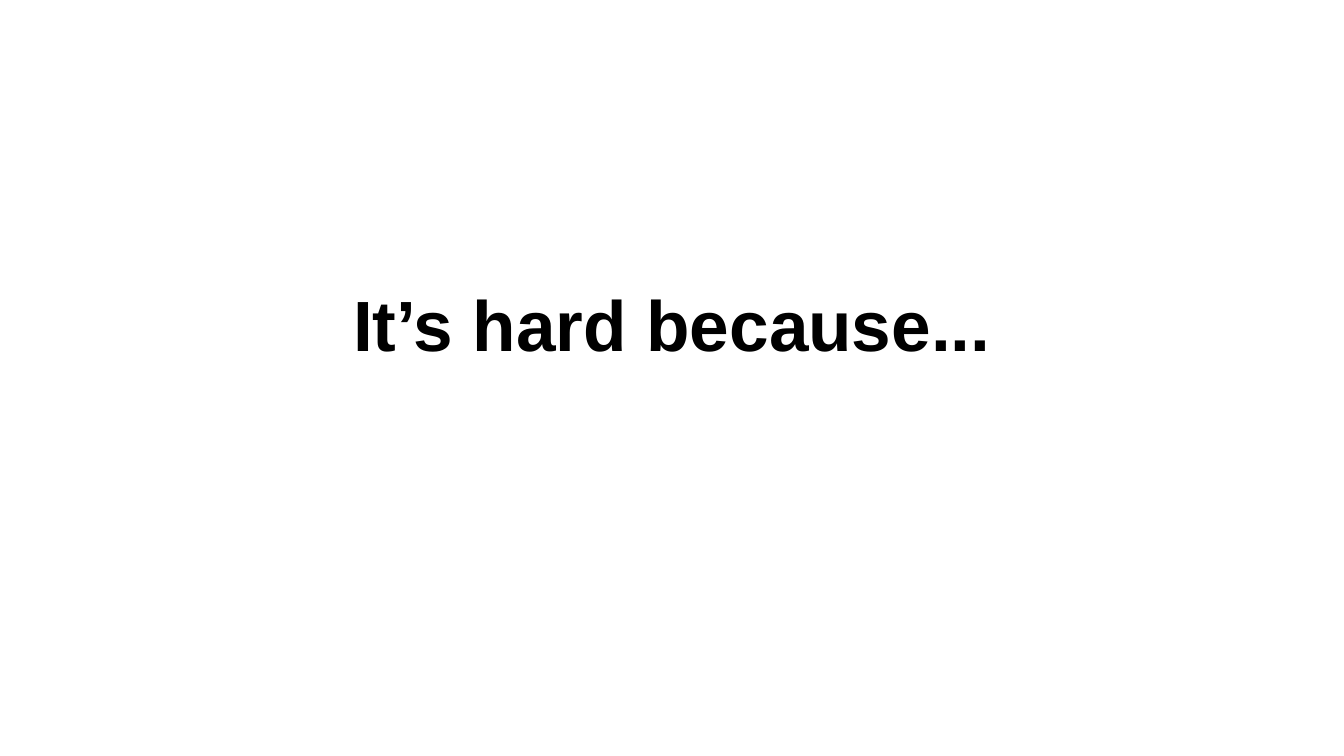
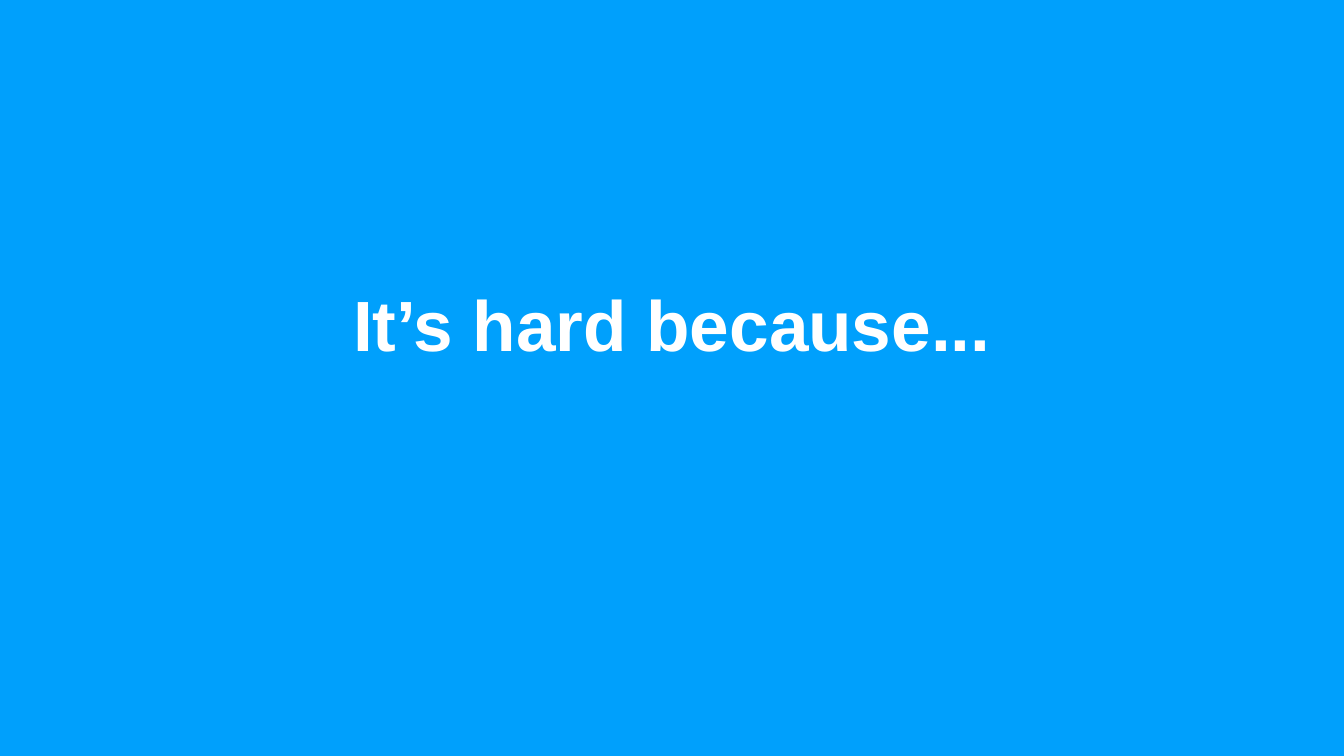
Before and after one commit to Moustov/Moliere, a slide deck: slide 2 of REX on TDD.odp. Drawn at 1344x756 pixels with LibreOffice and Linux fonts; fonts in the diff are those of the drawing. Boxes give left, top, right and bottom in pixels: in the first picture for what was removed or moved away, otherwise in the second. Text is boxed around its words. In the diff, an @@ line names an element or a change of style, - is before the commit and + after.

```diff
--- a/REX on TDD.odp
+++ b/REX on TDD.odp
@@ background #FFFFFF to #00A0FC @@
@@ subtitle "It’s hard because..." at (x1=353, y1=299, x2=991, y2=352): text colour #000000 to #FFFFFF @@
```
Also in this commit, not shown: 1 other slide changed, 2 slides added.
